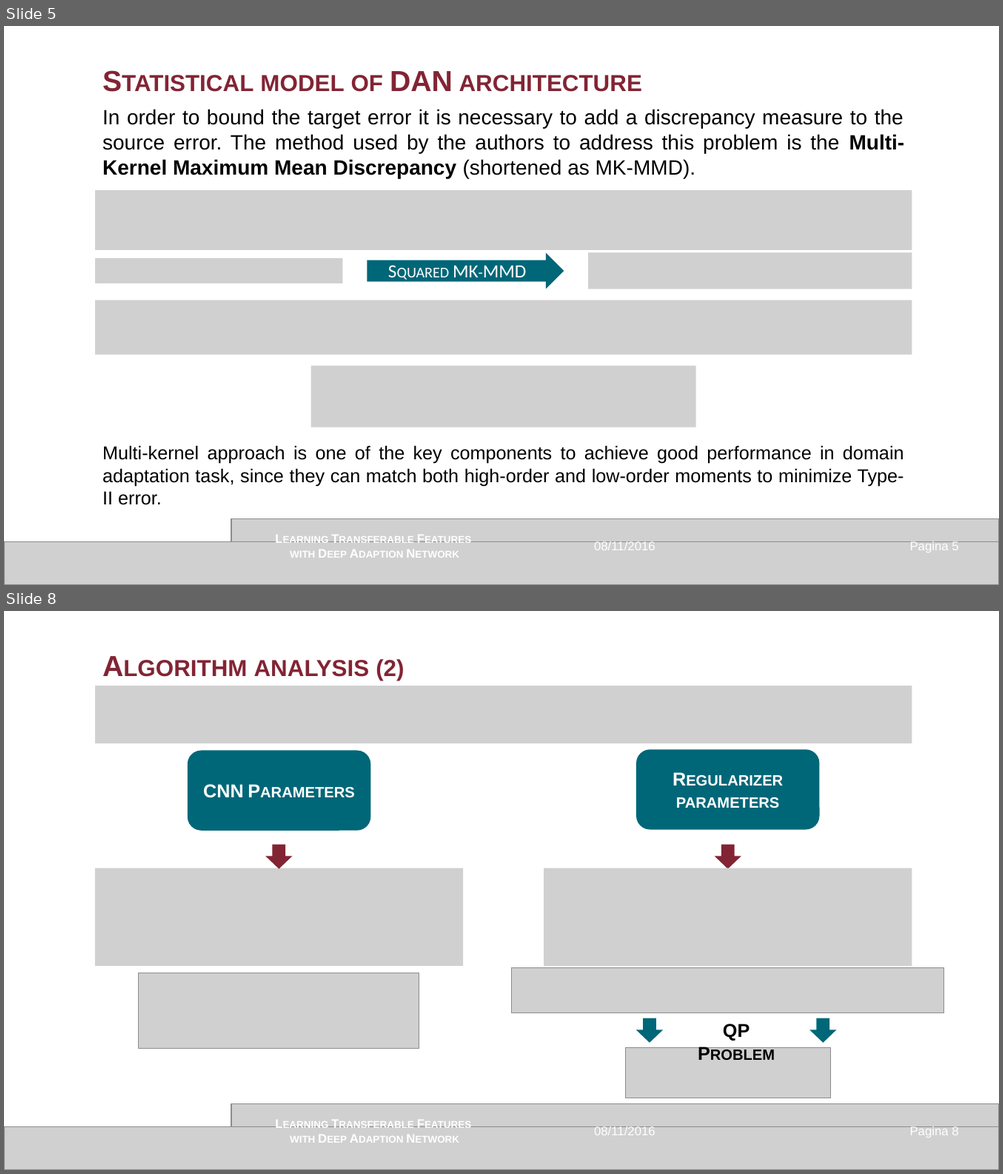
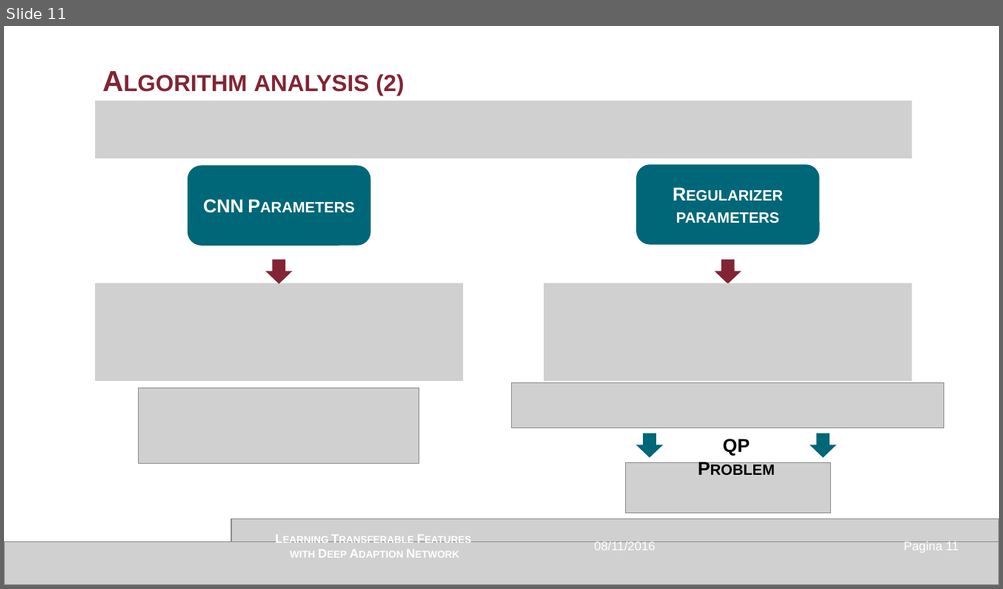
Before and after one commit to GianMassimiani/MEDROB2_VREP, a slide deck: 3_PPT/Presentazione_v1.0_IRVIN.pptx. Shown one above the other, each under a label of ours: slides 5 and 8 before the commit, slide 11 after it; the slides between them are not shown. The pictures are 1003x1174 and 1003x589 pixels, drawn with LibreOffice and Linux fonts; fonts in the diff are those of the drawing; grey boxes stand for pictures. Boxes give left, top, right and bottom in pixels: in the first picture for what was removed or moved away, otherwise in the second. Text is boxed around its words. In the diff, an @@ line names an element or a change of style, - is before the commit and + after.

```diff
--- a/3_PPT/Presentazione_v1.0_IRVIN.pptx
+++ b/3_PPT/Presentazione_v1.0_IRVIN.pptx
@@ slide 5 removed at (x1=4, y1=26, x2=999, y2=585), background #FFFFFF @@
@@ text removed at (x1=260, y1=71, x2=642, y2=92) @@
-Statistical model of DAN architecture
@@ text removed at (x1=102, y1=109, x2=905, y2=178) @@
-In order to bound the target error it is necessary to add a discrepancy measure to the source error. The method used by the authors to address this problem is the Multi-Kernel Maximum Mean Discrepancy (shortened as MK-MMD).
@@ picture removed at (x1=95, y1=190, x2=912, y2=249) @@
@@ picture removed at (x1=95, y1=258, x2=343, y2=284) @@
@@ down arrow removed at (x1=368, y1=254, x2=563, y2=287) @@
@@ text removed at (x1=452, y1=265, x2=526, y2=283) @@
-Squared MK-MMD
@@ picture removed at (x1=588, y1=253, x2=912, y2=289) @@
@@ picture removed at (x1=95, y1=301, x2=912, y2=355) @@
@@ picture removed at (x1=310, y1=366, x2=696, y2=428) @@
@@ text removed at (x1=102, y1=446, x2=904, y2=506) @@
-Multi-kernel approach is one of the key components to achieve good performance in domain adaptation task, since they can match both high-order and low-order moments to minimize Type-II error.
@@ picture removed at (x1=232, y1=519, x2=999, y2=543) @@
@@ picture removed at (x1=4, y1=543, x2=999, y2=585) @@
@@ text removed at (x1=290, y1=551, x2=315, y2=558) @@
-Learning Transferable Features
-with Deep Adaption Network
@@ text removed at (x1=594, y1=542, x2=655, y2=551) @@
-08/11/2016
@@ page number removed at (x1=910, y1=542, x2=958, y2=553) @@
-Pagina 5
@@ what was slide 8 is now slide 11 @@
@@ page number at (x1=903, y1=542, x2=958, y2=553): text changed @@
-Pagina 8
+Pagina 11
```
Also in this commit, not shown: 2 slides changed, 7 slides added, 3 other slides removed, 5 other files.
